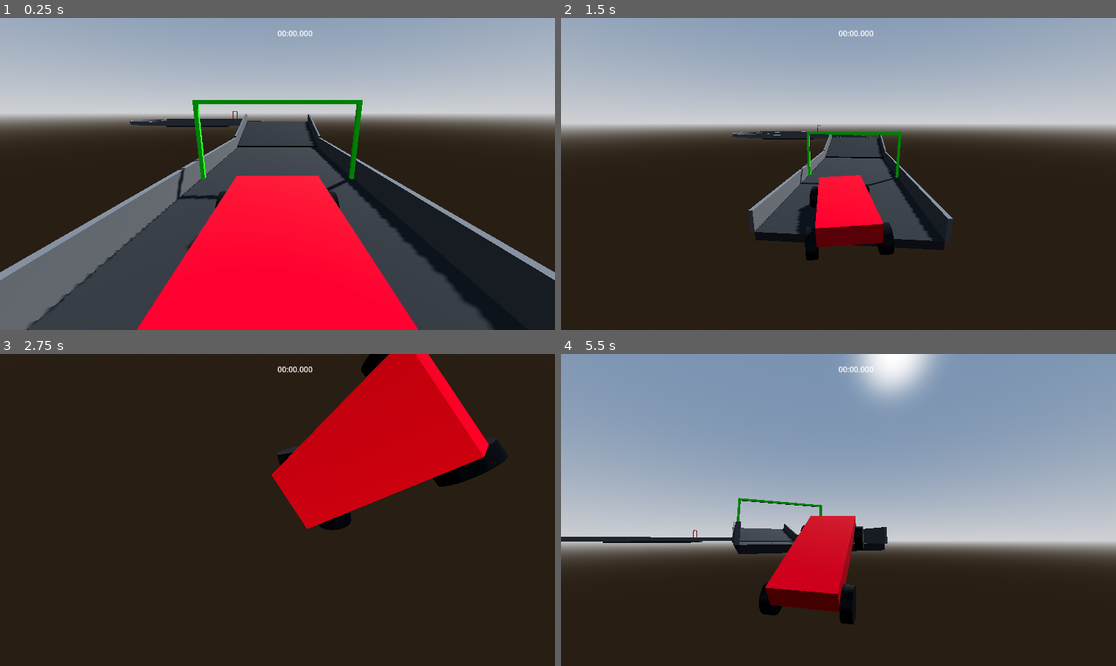
Above: before the commit, frames 1-4 (two rows, left to right).
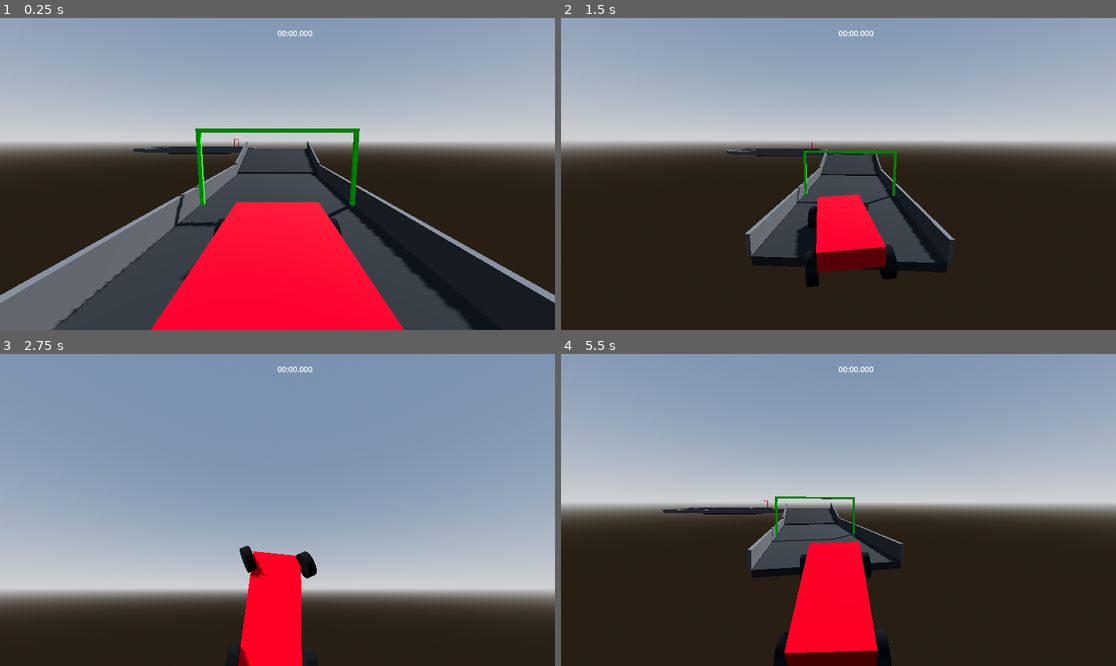
Above: after the commit, the same moments.

Repository: JosePedroDias/godot-trial-maniac
Game: Godot game, scene res://scenes/track1.tscn
The game is run twice, just before and just after one commit, with the same random seed, the same clock (stepped at 60 frames per second) and the same inputs.
Inputs:
- Up to frame 1 (0.25 s): no input
- Up to frame 2 (1.5 s): hold Right (ui_right) 0.53-1.28 s; hold Down (ui_down) from 1.28 s (still down)
- Up to frame 3 (2.75 s): release Down (ui_down) at 2.03 s; hold Right (ui_right) from 2.03 s (still down)
- Up to frame 4 (5.5 s): release Right (ui_right) at 2.78 s; hold Up (ui_up) 2.78-3.53 s; hold Left (ui_left) 3.53-5.03 s; hold Down (ui_down) from 5.03 s (still down)

The runs differ from the first frame. In frame 1, 30% of the frame differs, in the area x 0-100%, y 21-100%; in frame 2, 17%; in frame 3, 83%, in the area x 0-100%, y 0-100%; in frame 4, 37%.

Commit message:
no turning mid air. chiller cam

Diff:
--- a/scripts/car_controller.gd
+++ b/scripts/car_controller.gd
@@ -103,7 +103,7 @@
 	if !on_ground:
 		var air_torque = Vector3.ZERO
 		air_torque.x = Input.get_axis("ui_up", "ui_down") * 15.0
-		air_torque.y = Input.get_axis("ui_left", "ui_right") * 15.0
+		# Yaw torque (turning in air) removed as requested
 		apply_torque(global_basis * air_torque * mass)
 
 func _check_track_block(block):
--- a/scripts/follow_camera.gd
+++ b/scripts/follow_camera.gd
@@ -5,13 +5,22 @@
 @export var lerp_speed: float = 5.0
 
 var target: Node3D
+var smoothed_basis: Basis
 
 func _ready():
 	if target_path:
 		target = get_node(target_path)
+		smoothed_basis = target.global_basis
 
 func _physics_process(delta):
 	if target:
-		var target_pos = target.global_position + target.global_basis * offset
+		# Smoothly interpolate the basis to filter out physics jitter
+		# This prevents the camera from twitching when the car is moving slowly or resting
+		smoothed_basis = smoothed_basis.slerp(target.global_basis, 10.0 * delta)
+
+		var target_pos = target.global_position + smoothed_basis * offset
 		global_position = global_position.lerp(target_pos, lerp_speed * delta)
-		look_at(target.global_position + target.global_basis.z * 2.0)
+
+		# Look further ahead to stabilize the rotation
+		var look_target = target.global_position + smoothed_basis.z * 5.0
+		look_at(look_target)
